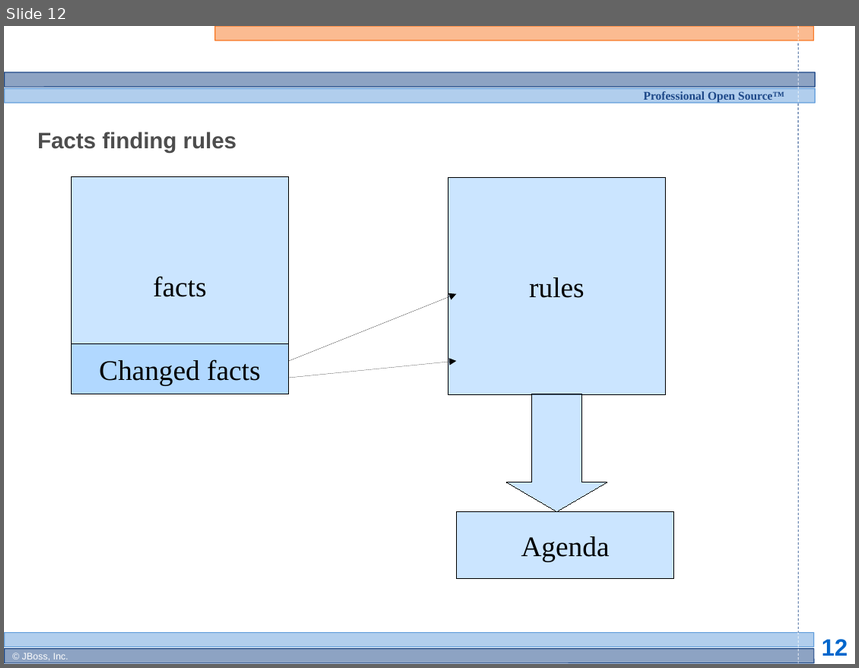
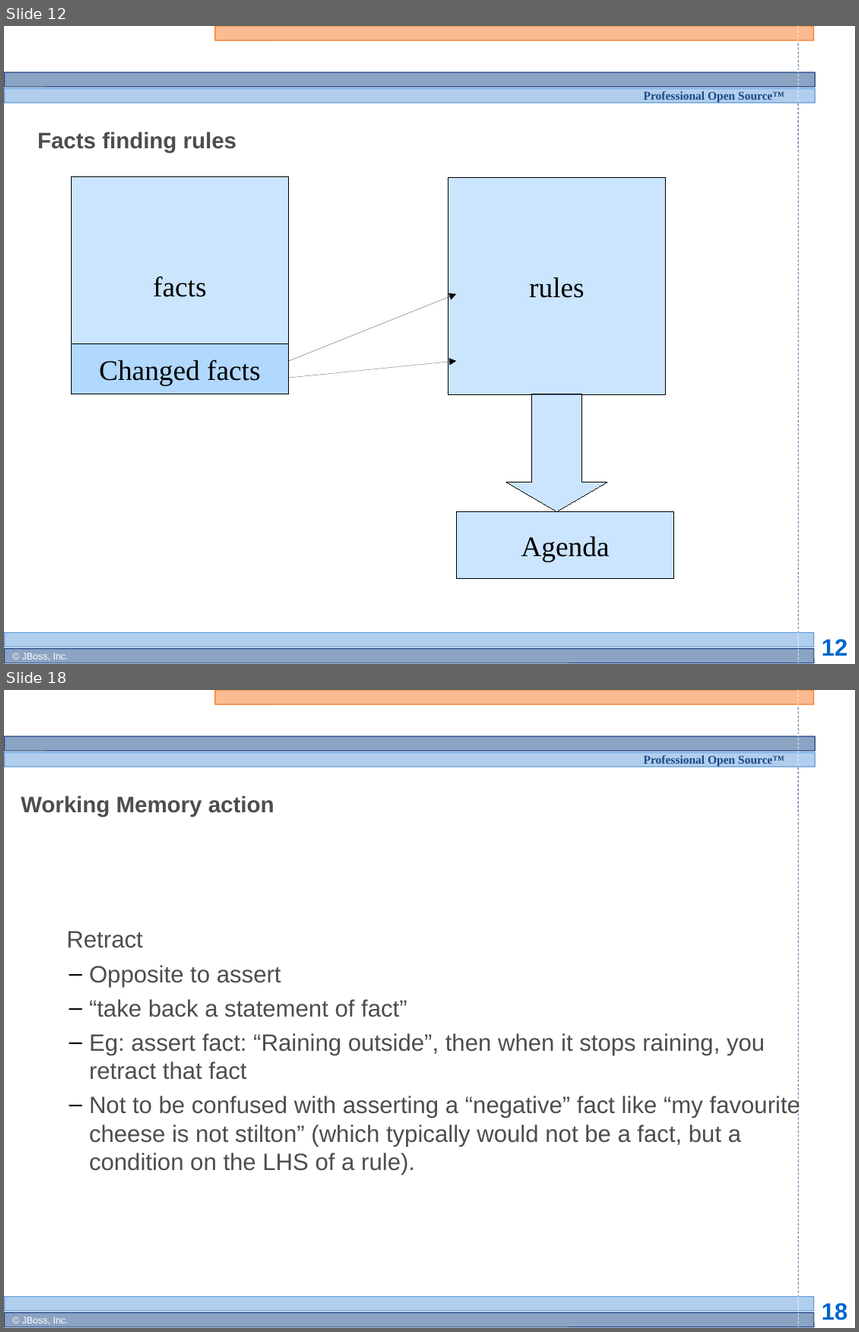
Before and after one commit to bobmcwhirter/drools, a slide deck: documentation/training/developers-course/Module 3 - Rule Engine Concepts 1.odp. Shown one above the other, each under a label of ours: slide 12 before the commit, slides 12 and 18 after it; the slides between them are not shown. The pictures are 859x668 and 859x1332 pixels, drawn with LibreOffice and Linux fonts; fonts in the diff are those of the drawing; background and template pictures are left out. Boxes give left, top, right and bottom in pixels: in the first picture for what was removed or moved away, otherwise in the second. Text is boxed around its words. In the diff, an @@ line names an element or a change of style, - is before the commit and + after.

```diff
--- a/documentation/training/developers-course/Module 3 - Rule Engine Concepts 1.odp
+++ b/documentation/training/developers-course/Module 3 - Rule Engine Concepts 1.odp
@@ slide 18 added at bbox=[4, 690, 855, 1328], background #FFFFFF; not listed: 13 template elements that a slide beside it also shows @@
@@ title added at bbox=[21, 796, 275, 817], 19 pt, text #4D4D4D, bold @@
+Working Memory action
@@ subtitle added at bbox=[66, 931, 800, 1175], 20 pt, text #4D4D4D @@
+  Retract
+  – Opposite to assert
+  – “take back a statement of fact”
+  – Eg: assert fact: “Raining outside”, then when it stops raining, you retract that fact
+  – Not to be confused with asserting a “negative” fact like “my favourite cheese is not stilton” (which typically would not be a fact, but a condition on the LHS of a rule).
```
Also in this commit, not shown: 7 other slides added.
